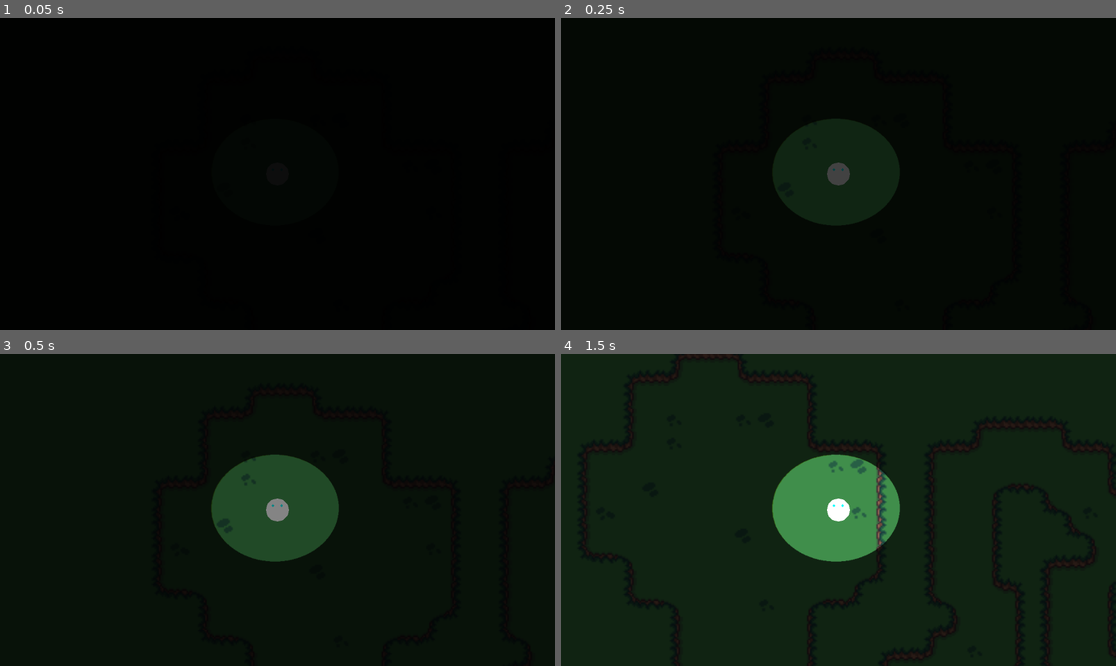
Above: before the commit, frames 1-4 (two rows, left to right).
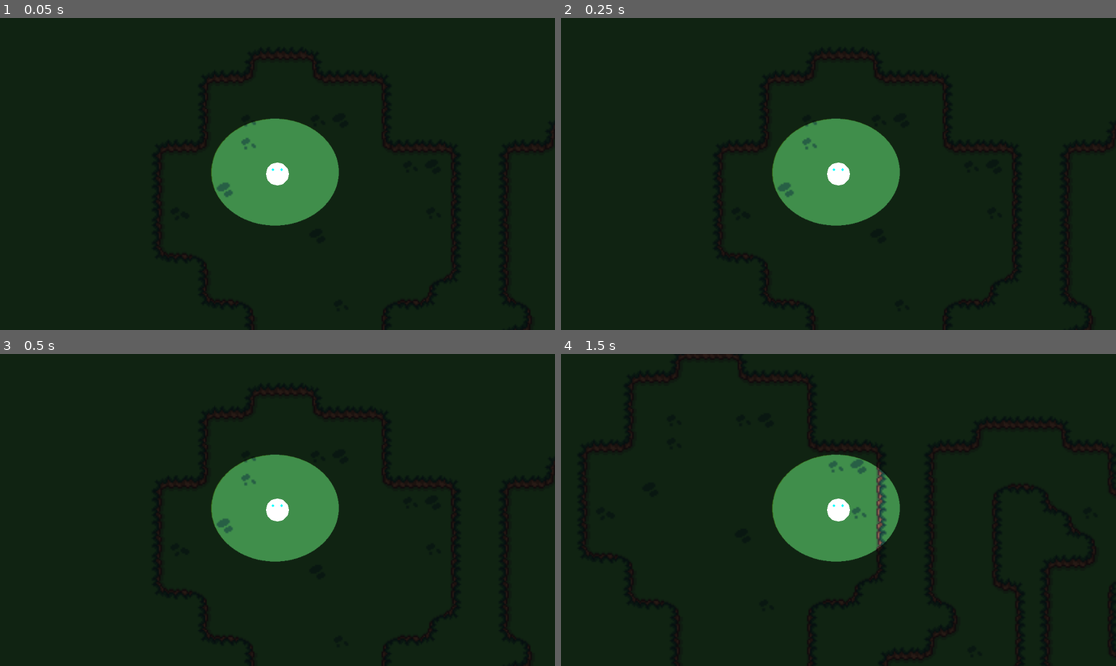
Above: after the commit, the same moments.

Repository: eliasescalante/GJ_godot_2026
Game: Godot game, scene res://src/scenes/world/Level1/level_1.tscn
Two runs of this game, one before a commit and one after it. Both use one fixed random seed, a clock stepped at 60 frames per second and the inputs below. This scene is started directly instead of the project's main scene. Sound files missing from this copy of the repository are replaced by a short silence.
Inputs:
- Up to frame 1 (0.05 s): no input
- Up to frame 2 (0.25 s): no input
- Up to frame 3 (0.5 s): no input
- Up to frame 4 (1.5 s): hold Right (ui_right) 0.53-1.28 s; hold Down (ui_down) from 1.28 s (still down)

The runs differ from the first frame. In frame 1, 95% of the frame differs, in the area x 0-100%, y 0-100%; in frame 2, 92%; in frame 3, 6.2%; in frame 4, nothing differs.

Commit message:
CINEMATICA

Diff:
--- a/src/scenes/world/Level1/level_1.tscn
+++ b/src/scenes/world/Level1/level_1.tscn
@@ -91,6 +91,7 @@
 
 [node name="Item3" parent="Items" unique_id=415812778 instance=ExtResource("3_ssvh6")]
 position = Vector2(917, 470)
+scale = Vector2(0.5105944, 0.5145056)
 objeto_a_mostrar = 5
 
 [node name="Item4" parent="Items" unique_id=1688573214 instance=ExtResource("3_ssvh6")]
@@ -105,6 +106,7 @@
 shape = SubResource("CircleShape2D_ssvh6")
 
 [node name="FadeIN" type="CanvasLayer" parent="." unique_id=428703397]
+visible = false
 
 [node name="TextureRect" type="ColorRect" parent="FadeIN" unique_id=1412292193]
 anchors_preset = 15
--- a/src/scenes/world/Level2/Level2.tscn
+++ b/src/scenes/world/Level2/Level2.tscn
@@ -79,6 +79,7 @@
 
 [node name="Item3" parent="Items" unique_id=1342063219 instance=ExtResource("3_qodj0")]
 position = Vector2(915, 471)
+scale = Vector2(0.4800098, 0.50435984)
 objeto_a_mostrar = 4
 
 [node name="Item4" parent="Items" unique_id=1863545514 instance=ExtResource("3_qodj0")]
--- a/src/scenes/world/ending/ending.tscn
+++ b/src/scenes/world/ending/ending.tscn
@@ -1,7 +1,22 @@
 [gd_scene format=3 uid="uid://ikmt0kpbu46i"]
+
+[sub_resource type="LabelSettings" id="LabelSettings_dd7oj"]
+font_size = 70
 
 [node name="Ending" type="Node2D" unique_id=1274785199]
 
 [node name="ColorRect" type="ColorRect" parent="." unique_id=18912431]
 offset_right = 1192.0
 offset_bottom = 712.0
+color = Color(0, 0, 0, 1)
+
+[node name="Label" type="Label" parent="." unique_id=1923325974]
+offset_left = 328.00003
+offset_top = 280.00003
+offset_right = 803.00006
+offset_bottom = 475.00003
+rotation = -0.20776863
+scale = Vector2(0.9977998, 0.99896616)
+text = "GRACIAS POR
+JUGAR AMIX :)"
+label_settings = SubResource("LabelSettings_dd7oj")
